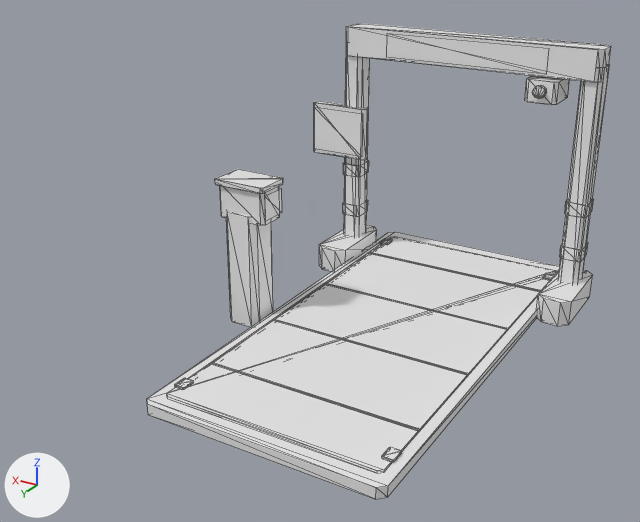
Before and after pictures for a commit that changed the OBJ model assets/tts/vanta-held-consignment-r1/intake-weighbridge.obj.
Before and after are seen from a 50 mm lens placed at (-3.97, 8.12, 4.78), pointed at (0.45, 0.75, 1.09). The axes (+X, +Y, +Z) are drawn at lower left. The lights are the same throughout. The picture after the commit comes second. Mesh edges are drawn as thin lines. Where no turn or scale is listed for an object, it has been applied to the vertices.

Names of what the first picture shows: 'intake-weighbridge'.
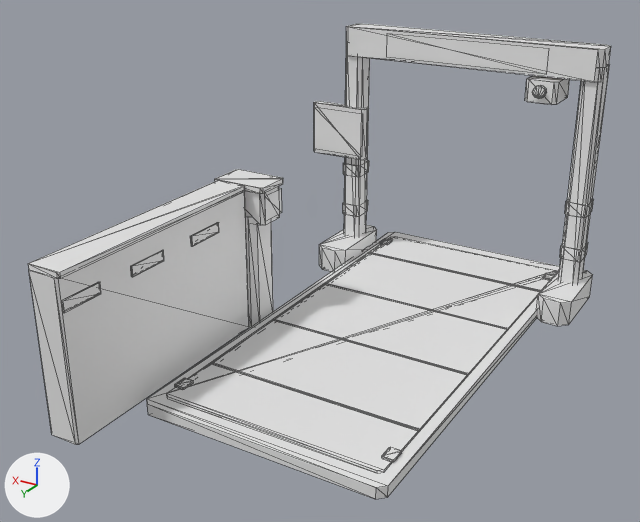
Location of each change, [x1, y1, x2, y2] in pixels of the pictures (640 x 522 px):
```json
{"object": "intake-weighbridge", "change": "reshaped", "before": [147, 23, 611, 499], "after": [28, 23, 611, 499], "on screen": "26% wider"}
{"part": 1, "of": "me_intake_weighbridge", "change": "added", "after": [61, 282, 101, 313]}
{"part": 2, "of": "me_intake_weighbridge", "change": "added", "after": [131, 250, 164, 277]}
{"part": 3, "of": "me_intake_weighbridge", "change": "added", "after": [191, 222, 219, 246]}
{"part": 4, "of": "me_intake_weighbridge", "change": "added", "after": [29, 191, 249, 445]}
{"part": 5, "of": "me_intake_weighbridge", "change": "added", "after": [28, 180, 245, 279]}
```

Edits to the scene script, one JSON object a line:
```json
{"block": "me_intake_weighbridge", "where": "# used by ob_intake_weighbridge; location = (0.0, 0.0, 0.0)"}
{"op": "remove", "block": "me_intake_weighbridge", "code": "me_intake_weighbridge.from_pydata(...)  # 444 vertices, 766 faces; spans x -1.7..2.06, y -2.67..2.67, z 0.0..3.1"}
{"op": "add", "block": "me_intake_weighbridge", "code": "me_intake_weighbridge.from_pydata(...)  # 524 vertices, 906 faces; spans x -1.7..2.06, y -2.67..3.4, z 0.0..3.1"}
{"block": "me_intake_weighbridge", "change": "me_intake_weighbridge part 1: the loose piece of 16 vertices spanning x 1.1..1.22, y 2.13..2.31, z 0.13..0.15 is copied, and the copy is scaled about its middle by (0.141, 2.82, 5.5), then moved by (0.3, 0.93, 1.27); it spans x 1.45..1.47, y 2.92..3.38, z 1.35..1.46"}
{"block": "me_intake_weighbridge", "change": "me_intake_weighbridge part 2: the loose piece of 16 vertices spanning x 1.1..1.22, y 2.13..2.31, z 0.13..0.15 is copied, and the copy is scaled about its middle by (0.141, 2.82, 5.5), then moved by (0.3, 0.06, 1.27); it spans x 1.45..1.47, y 2.05..2.51, z 1.35..1.46"}
{"block": "me_intake_weighbridge", "change": "me_intake_weighbridge part 3: the loose piece of 16 vertices spanning x 1.24..1.88, y 0.22..0.66, z 1.67..1.73 is copied, and the copy is scaled about its middle by (0.0244, 1.09, 1.83), then moved by (-0.1, 0.95, -0.29); it spans x 1.45..1.47, y 1.16..1.62, z 1.35..1.46"}
{"block": "me_intake_weighbridge", "change": "me_intake_weighbridge part 4: a new loose piece of 16 vertices spanning x 1.47..1.82, y 0.64..3.4, z 0.0..1.68"}
{"block": "me_intake_weighbridge", "change": "me_intake_weighbridge part 5: a new loose piece of 16 vertices spanning x 1.45..1.83, y 0.66..3.38, z 1.67..1.73"}
```
